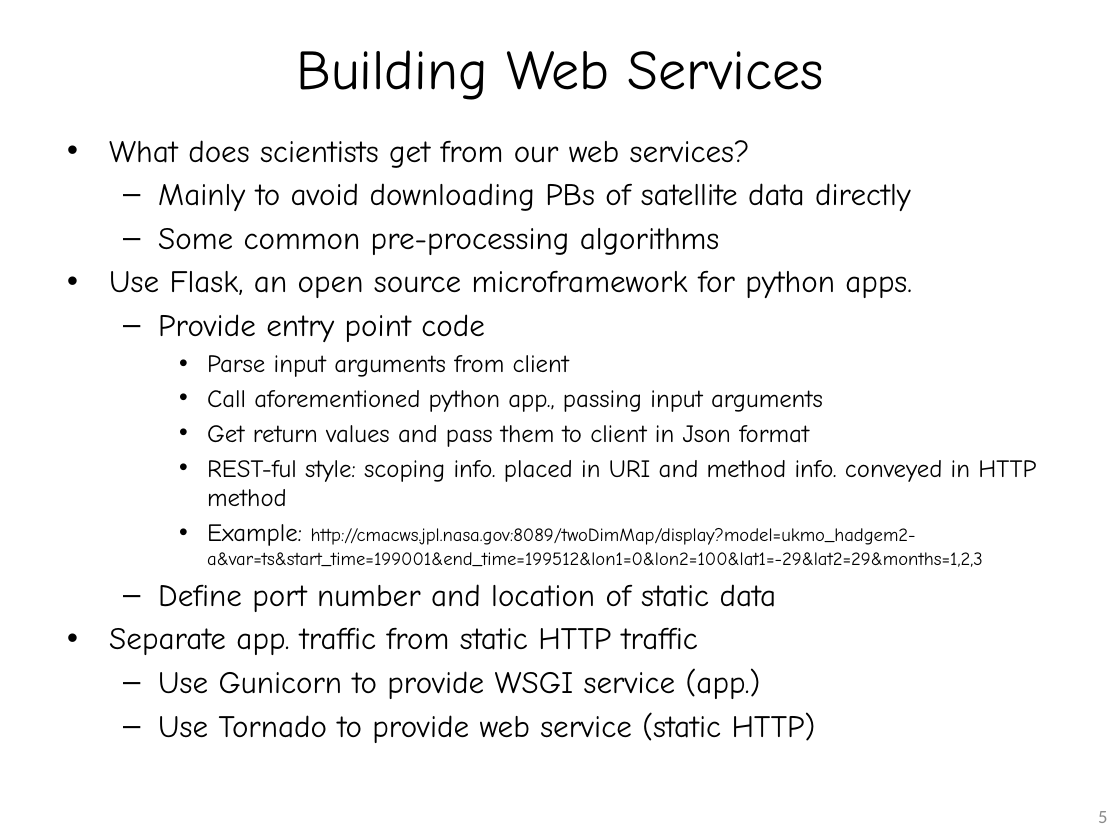
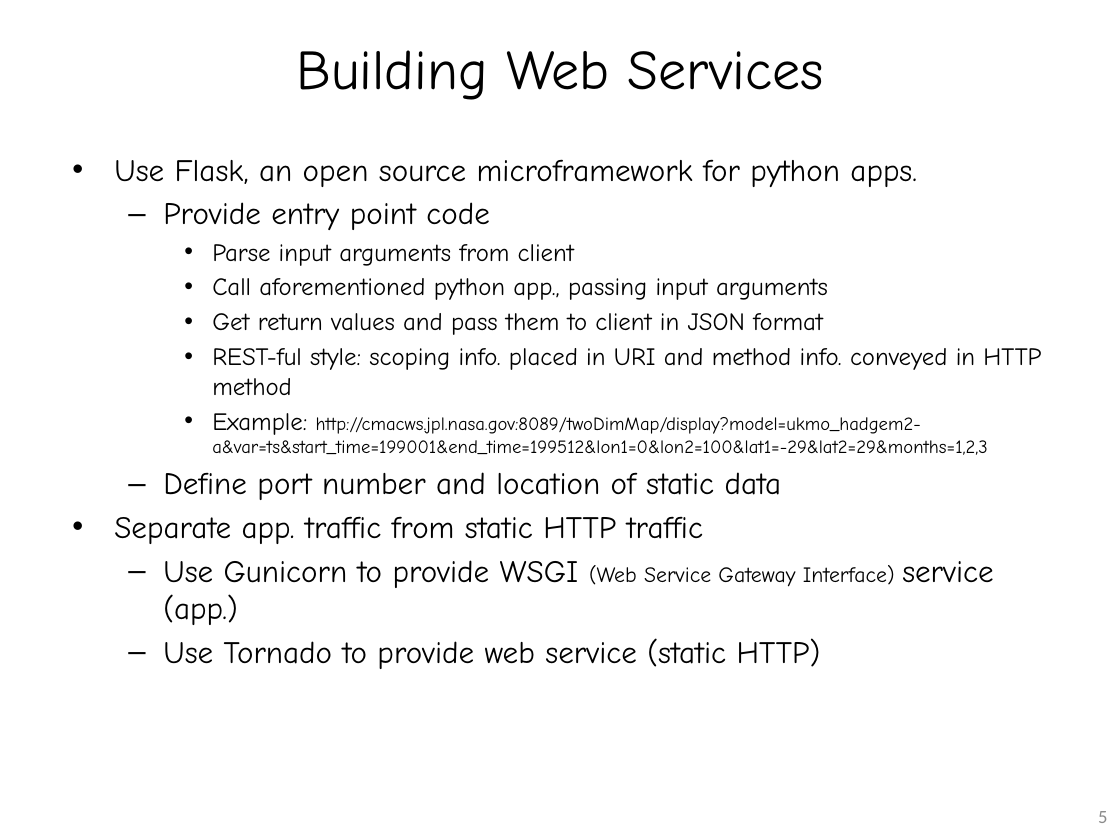
Before and after one commit to flytosky/JPL-WebService, a slide deck: slide 6 of doc/CMAC_Lee_First_Interim_Report.pptx. Drawn at 1120x840 pixels with LibreOffice and Linux fonts; fonts in the diff are those of the drawing. Boxes give left, top, right and bottom in pixels: in the first picture for what was removed or moved away, otherwise in the second. Text is boxed around its words. In the diff, an @@ line names an element or a change of style, - is before the commit and + after.

Commit message:
update with service diagram, vituralization slides

```diff
--- a/doc/CMAC_Lee_First_Interim_Report.pptx
+++ b/doc/CMAC_Lee_First_Interim_Report.pptx
@@ text "Use Flask, an open source ...": place and size @@
-text "Use Flask, an open source ..." at [109, 140, 1036, 743]
+text "Use Flask, an open source ..." at [114, 159, 1041, 669]
@@ text at [109, 140, 911, 255]: paragraphs removed @@
-• What does scientists get from our web services?
-  – Mainly to avoid downloading PBs of satellite data directly
-  – Some common pre-processing algorithms
@@ text at [212, 313, 823, 335]: text changed @@
-    • Get return values and pass them to client in Json format
+    • Get return values and pass them to client in JSON format
@@ text at [163, 560, 994, 625]: text changed @@
-  – Use Gunicorn to provide WSGI service (app.)
+  – Use Gunicorn to provide WSGI (Web Service Gateway Interface) service (app.)
```
Also in this commit, not shown: 2 slides added.
